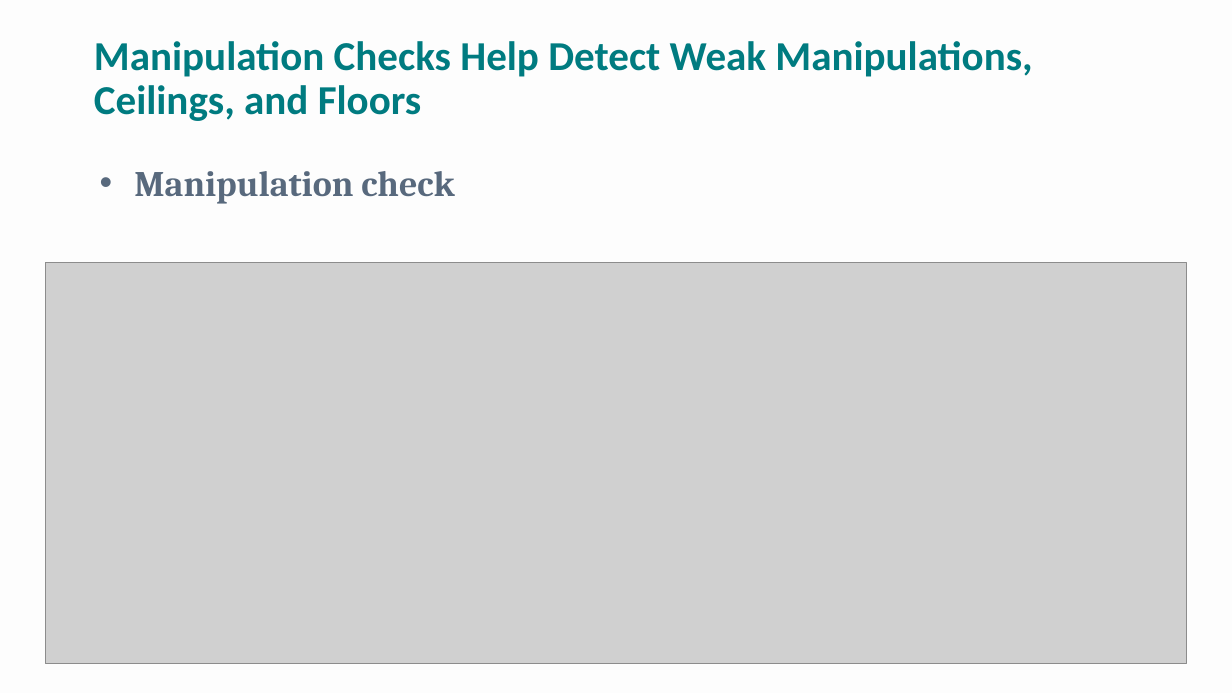
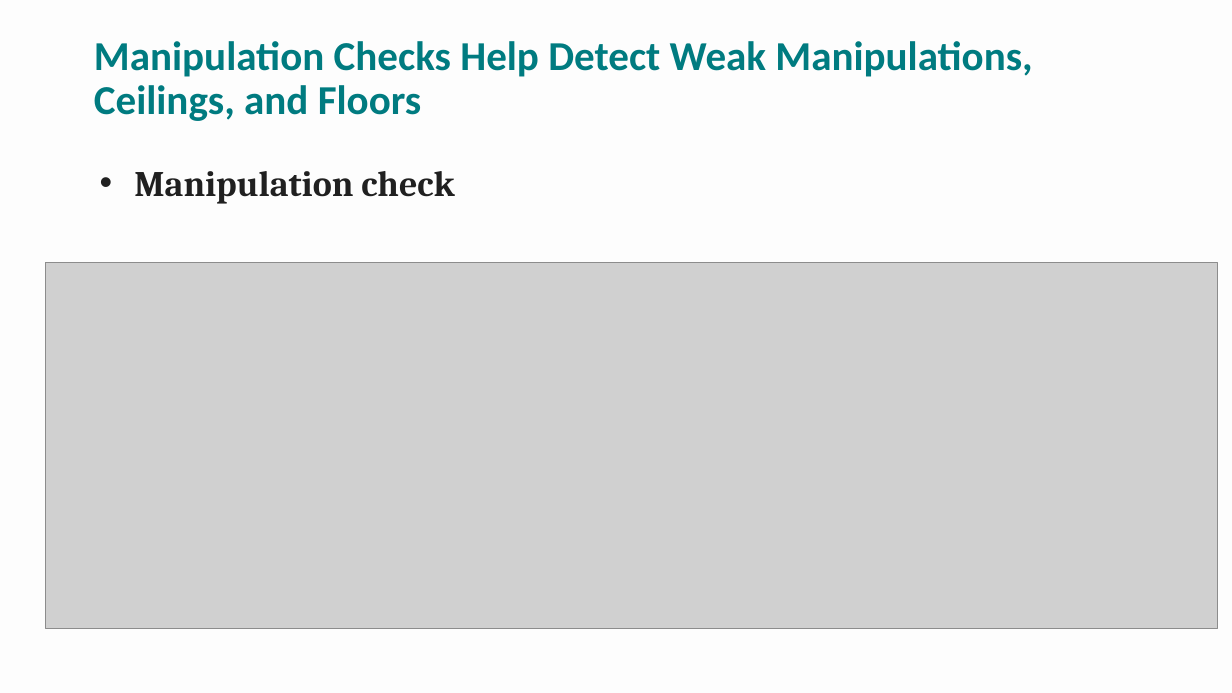
Before and after one commit to npm27/Teaching-Materials, a slide deck: slide 20 of Research Methods/Spring 26/Slides/11 Chapter 11.pptx. Drawn at 1232x693 pixels with LibreOffice and Linux fonts; fonts in the diff are those of the drawing; grey boxes stand for pictures. Boxes give left, top, right and bottom in pixels: in the first picture for what was removed or moved away, otherwise in the second. Text is boxed around its words. In the diff, an @@ line names an element or a change of style, - is before the commit and + after.

```diff
--- a/Research Methods/Spring 26/Slides/11 Chapter 11.pptx
+++ b/Research Methods/Spring 26/Slides/11 Chapter 11.pptx
@@ text "Manipulation check" at (134, 171, 454, 204): text colour #58697D to #202020 @@
@@ picture: place and size @@
-picture at (45, 262, 1187, 664)
+picture at (45, 262, 1218, 628)
```
Also in this commit, not shown: 11 other slides changed, 4 slides removed, 1 other file.
